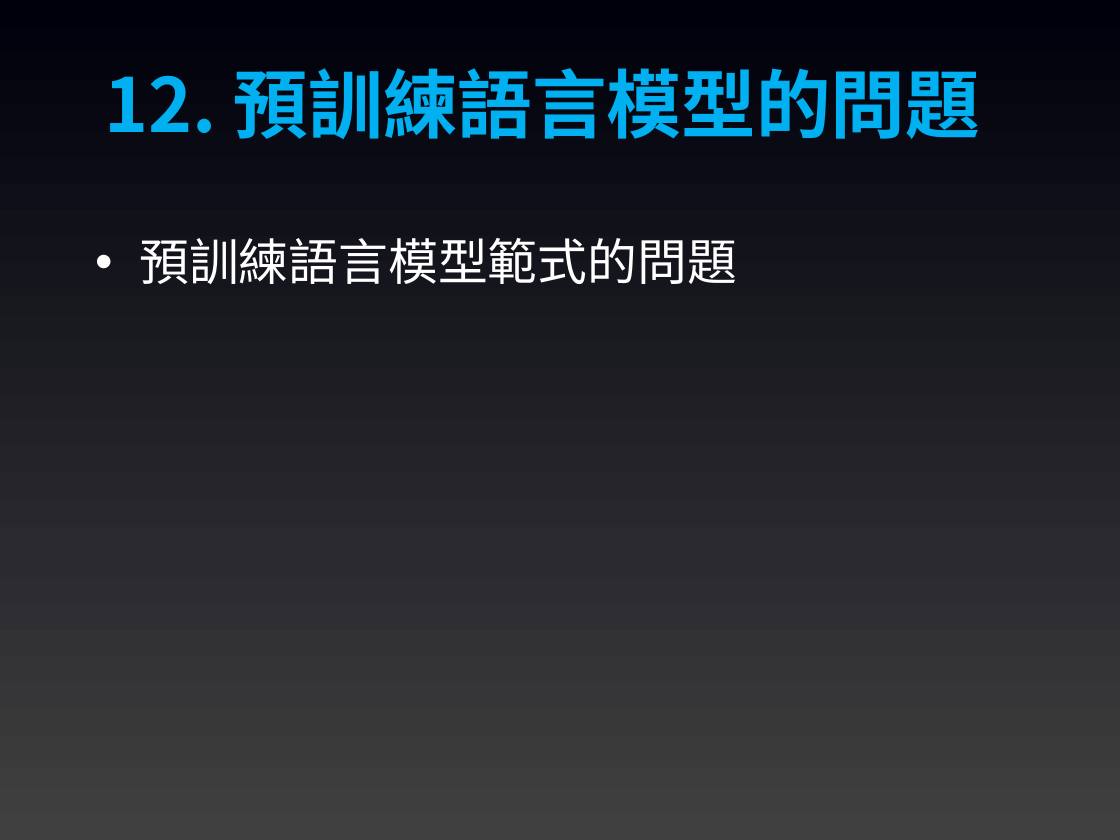
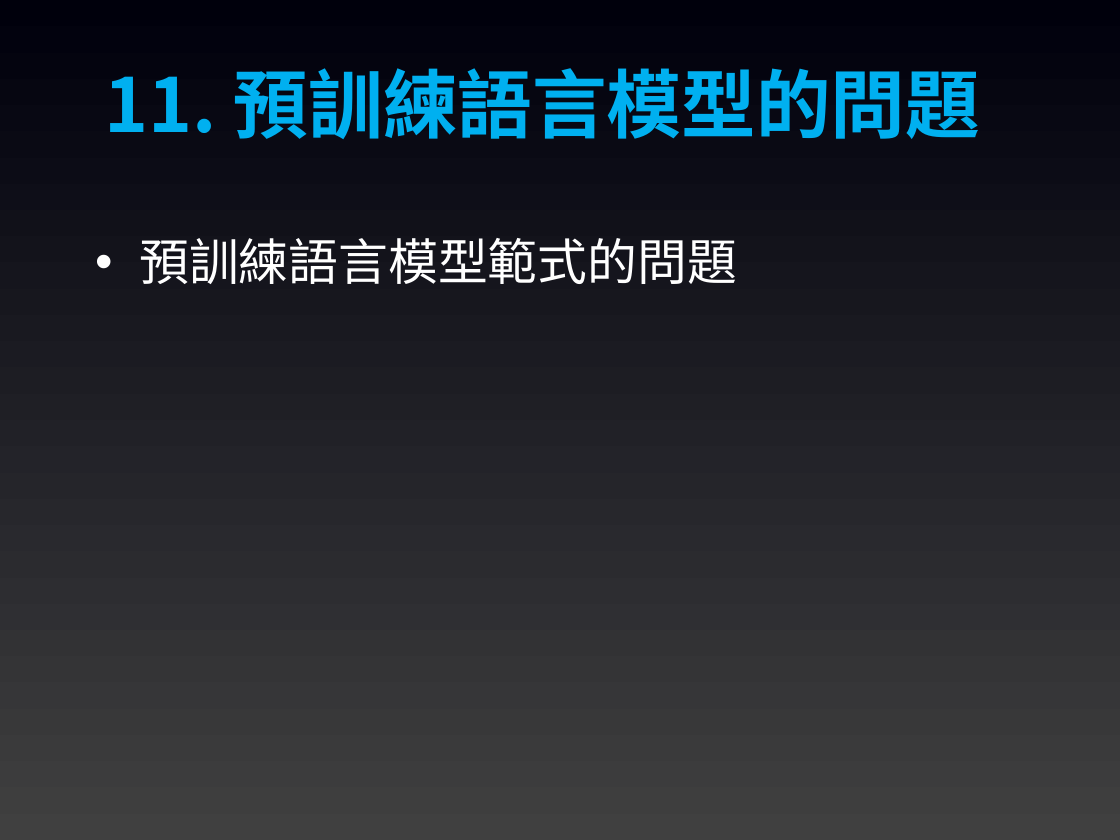
Before and after one commit to joshhu/mustllm20242nd, a slide deck: slide 15 of Slides/Week01/00：課程大綱.pptx (slide 16 before the commit). Drawn at 1120x840 pixels with LibreOffice and Linux fonts; fonts in the diff are those of the drawing. Boxes give left, top, right and bottom in pixels: in the first picture for what was removed or moved away, otherwise in the second. Text is boxed around its words. In the diff, an @@ line names an element or a change of style, - is before the commit and + after.

```diff
--- a/Slides/Week01/00：課程大綱.pptx
+++ b/Slides/Week01/00：課程大綱.pptx
@@ text at bbox=[104, 68, 981, 139]: text changed @@
-12. 預訓練語言模型的問題
+11. 預訓練語言模型的問題
```
Also in this commit, not shown: 9 other slides changed, 1 slide removed, 2 other files.
